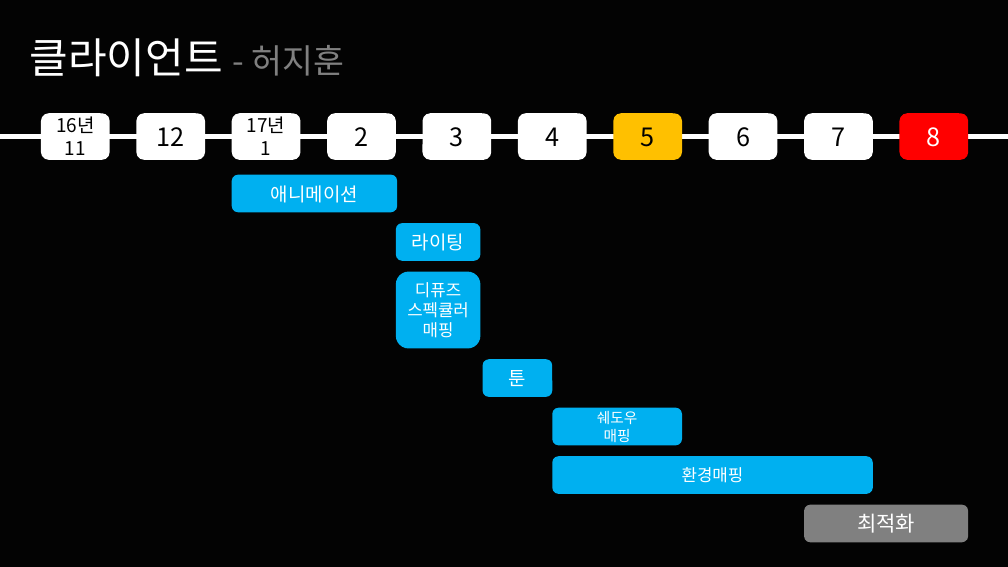
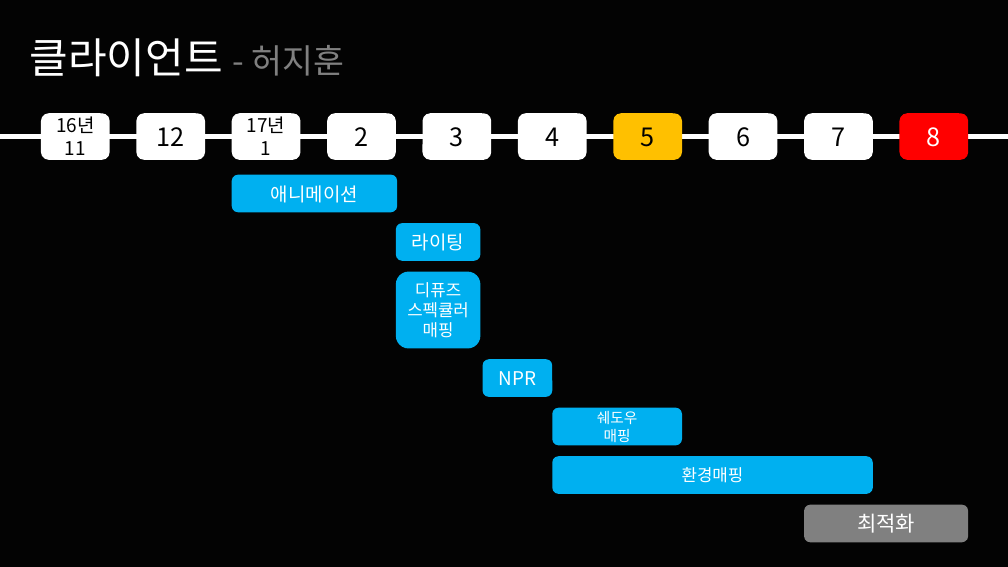
Before and after one commit to korleinster/gamebusdriver, a slide deck: slide 26 of documents/노루막이_김형준_신창섭_홍승필_허지훈.pptx. Drawn at 1008x567 pixels with LibreOffice and Linux fonts; fonts in the diff are those of the drawing; background and template pictures are left out. Boxes give left, top, right and bottom in pixels: in the first picture for what was removed or moved away, otherwise in the second. Text is boxed around its words. In the diff, an @@ line names an element or a change of style, - is before the commit and + after.

```diff
--- a/documents/노루막이_김형준_신창섭_홍승필_허지훈.pptx
+++ b/documents/노루막이_김형준_신창섭_홍승필_허지훈.pptx
@@ text in rounded rectangle at <box>499,371,537,385</box>: text changed @@
-툰
+NPR
```
Also in this commit, not shown: 5 other slides changed.
